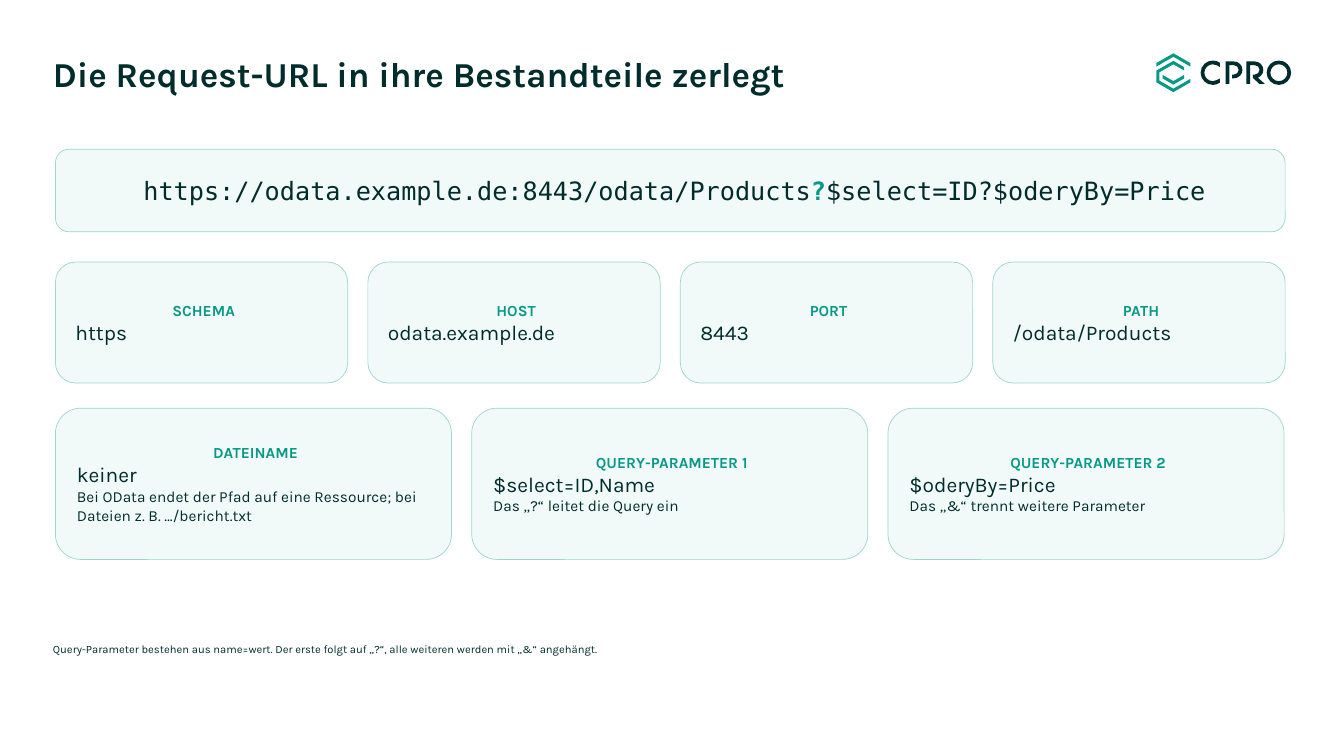
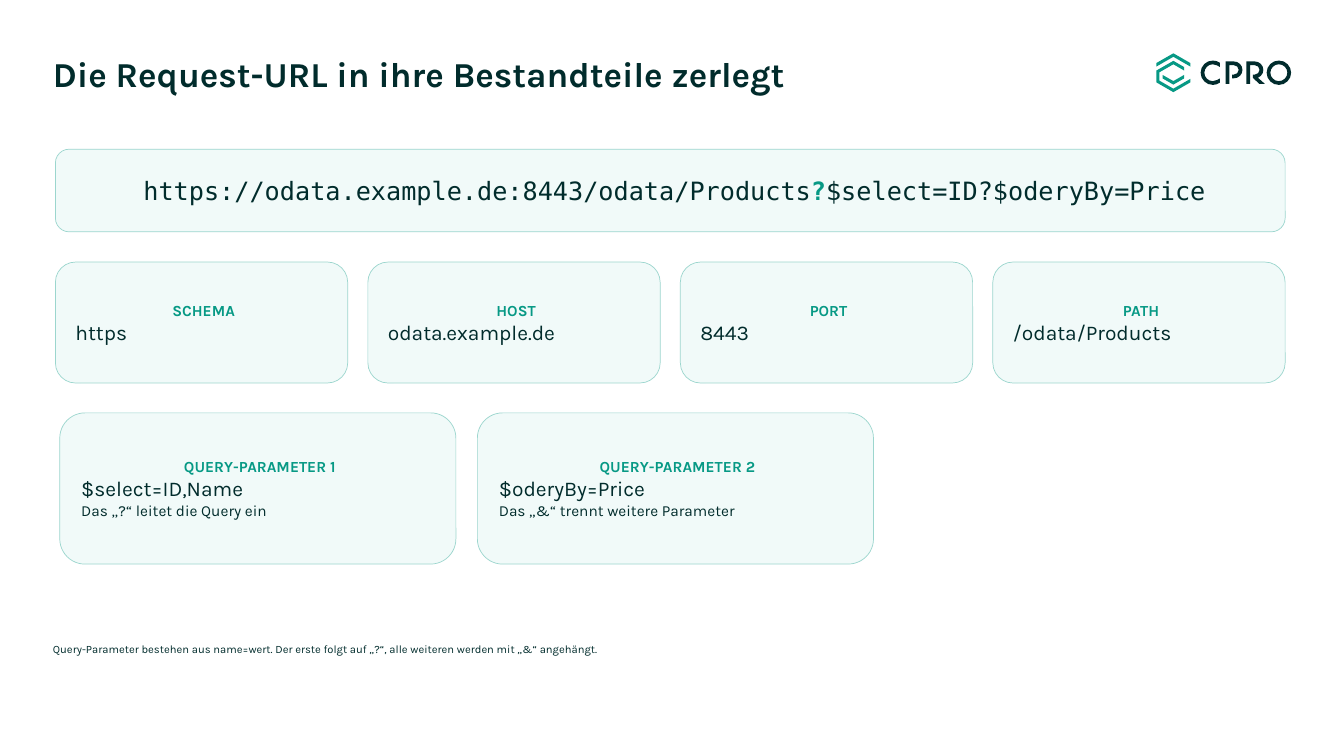
Before and after one commit to bi-tm/copilot, a slide deck: slide 3 of HTTP_Request_Bestandteile_Entwurf.pptx. Drawn at 1344x756 pixels with LibreOffice and Linux fonts; fonts in the diff are those of the drawing. Boxes give left, top, right and bottom in pixels: in the first picture for what was removed or moved away, otherwise in the second. Text is boxed around its words. In the diff, an @@ line names an element or a change of style, - is before the commit and + after.

```diff
--- a/HTTP_Request_Bestandteile_Entwurf.pptx
+++ b/HTTP_Request_Bestandteile_Entwurf.pptx
@@ rounded rectangle removed at bbox=[55, 408, 452, 560] @@
-DATEINAME
-keiner
-Bei OData endet der Pfad auf eine Ressource; bei Dateien z. B. …/bericht.txt
@@ rounded rectangle "QUERY-PARAMETER 1": place and size @@
-rounded rectangle "QUERY-PARAMETER 1" at bbox=[472, 408, 868, 560]
+rounded rectangle "QUERY-PARAMETER 1" at bbox=[59, 413, 456, 565]
@@ rounded rectangle "QUERY-PARAMETER 2": place and size @@
-rounded rectangle "QUERY-PARAMETER 2" at bbox=[888, 408, 1285, 560]
+rounded rectangle "QUERY-PARAMETER 2" at bbox=[478, 413, 874, 565]
```
Also in this commit, not shown: 4 other slides changed, 1 other file.
